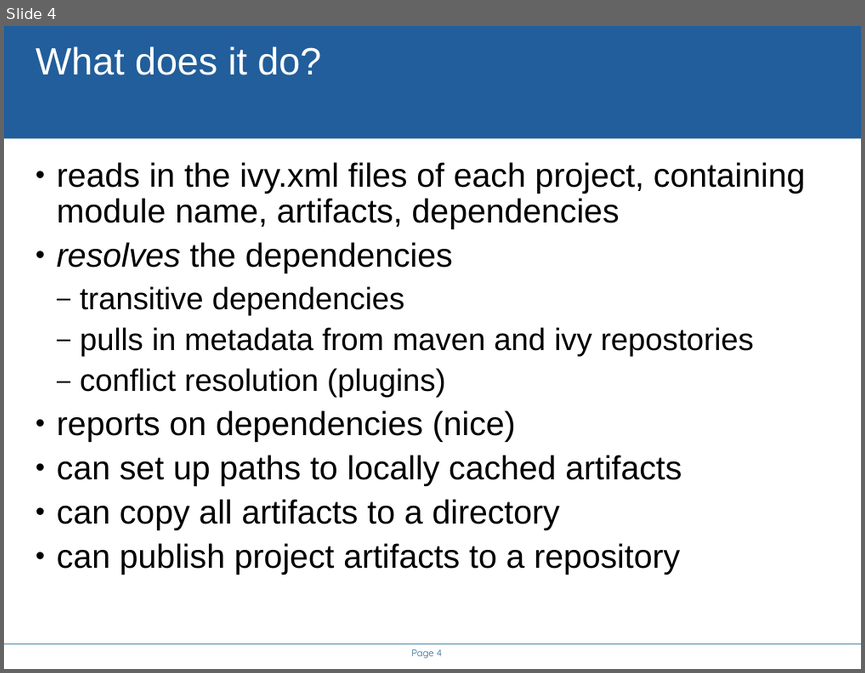
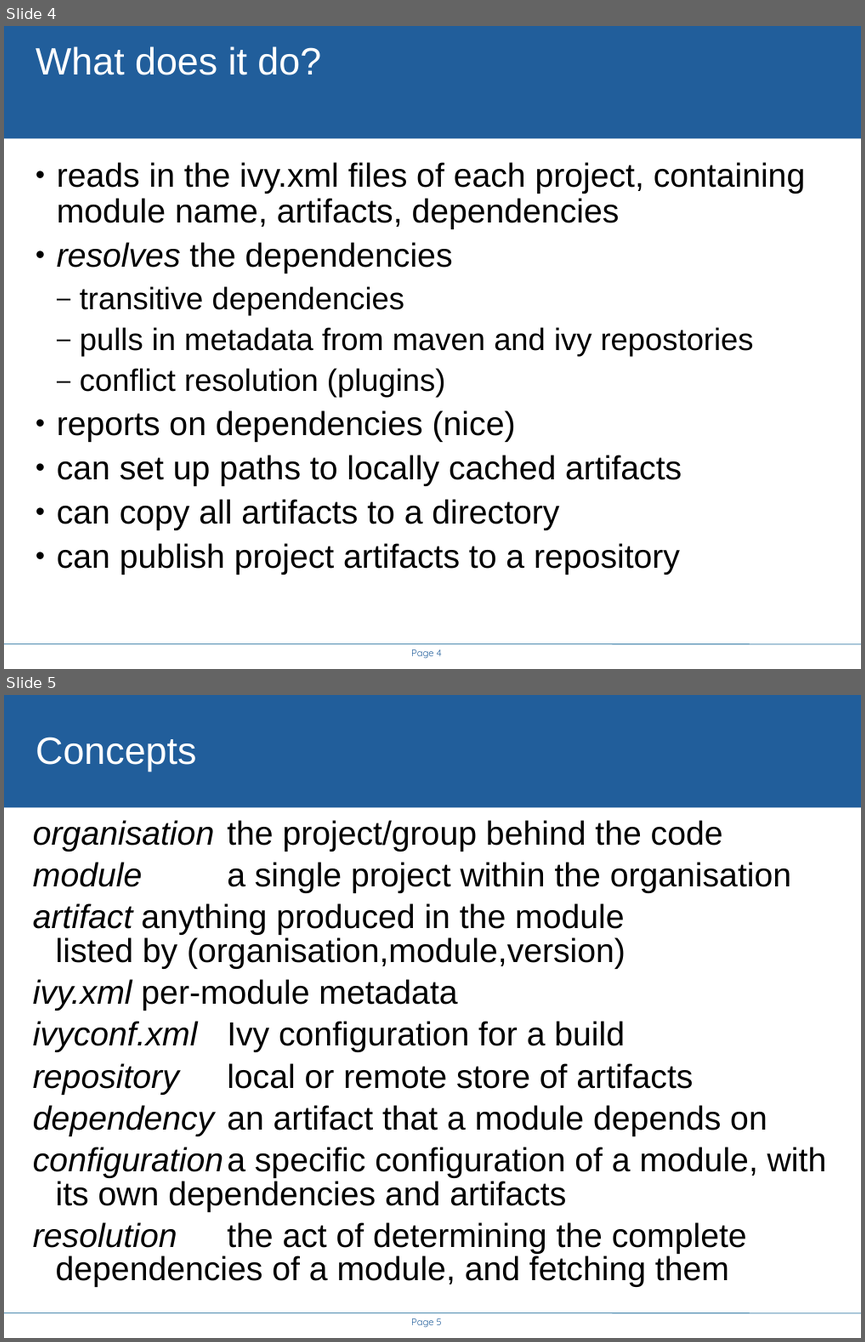
Before and after one commit to steveloughran/smartfrog, a slide deck: core/antbuild/doc/ivy.ppt. Shown one above the other, each under a label of ours: slide 4 before the commit, slides 4 and 5 after it. The pictures are 865x673 and 865x1342 pixels, drawn with LibreOffice and Linux fonts; fonts in the diff are those of the drawing; background and template pictures are left out. Boxes give left, top, right and bottom in pixels: in the first picture for what was removed or moved away, otherwise in the second. Text is boxed around its words. In the diff, an @@ line names an element or a change of style, - is before the commit and + after.

Commit message:
updated ivy slides and testharness artifact policy

```diff
--- a/core/antbuild/doc/ivy.ppt
+++ b/core/antbuild/doc/ivy.ppt
@@ slide 5 added at [4, 695, 861, 1338], background #FFFFFF; not listed: 3 template elements that a slide beside it also shows @@
@@ title added at [35, 737, 196, 771], 32 pt, text #FFFFFF @@
+Concepts
@@ text added at [33, 820, 827, 1287], 28 pt, text #000000 @@
+  organisation the project/group behind the code
+  module a single project within the organisation
+  artifact anything produced in the module
+  listed by (organisation,module,version)
+  ivy.xml per-module metadata
+  ivyconf.xml Ivy configuration for a build
+  repository local or remote store of artifacts
+  dependency an artifact that a module depends on
+  configuration a specific configuration of a module, with its own dependencies and artifacts
+  resolution the act of determining the complete dependencies of a module, and fetching them
@@ slide 4 changed as well @@
@@ text "reads in the ivy.xml files ..." at [57, 162, 806, 574]: indent changed @@
```
Also in this commit, not shown: 10 other slides changed, 3 other slides added, 1 slide removed, 1 other file.
